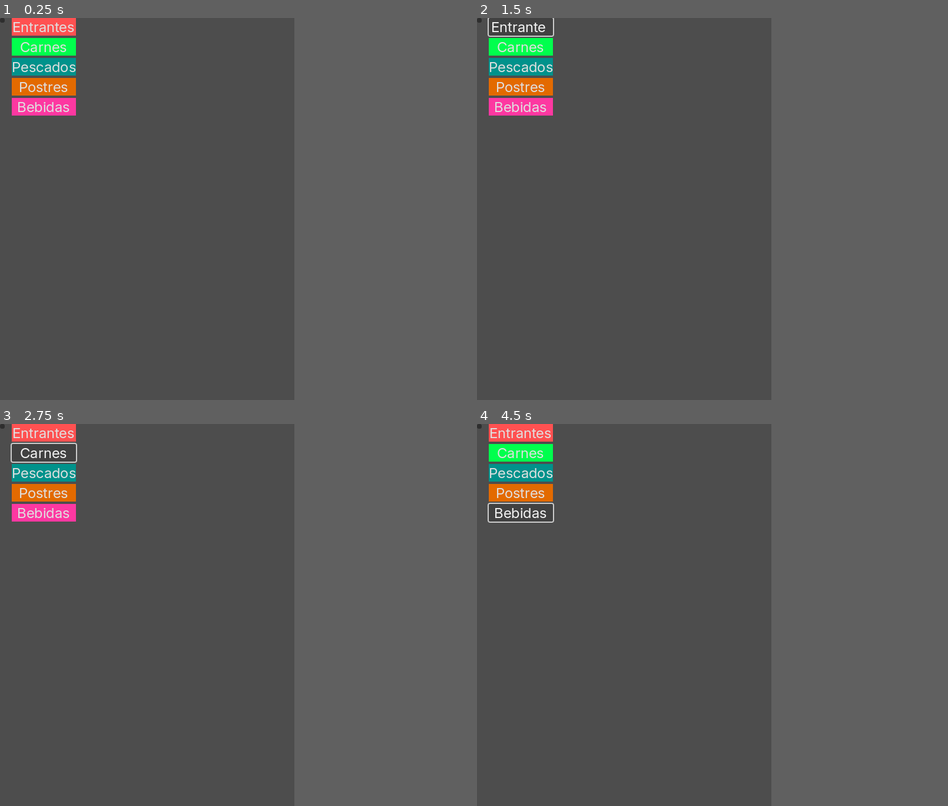
Above: before the commit, frames 1-4 (two rows, left to right).
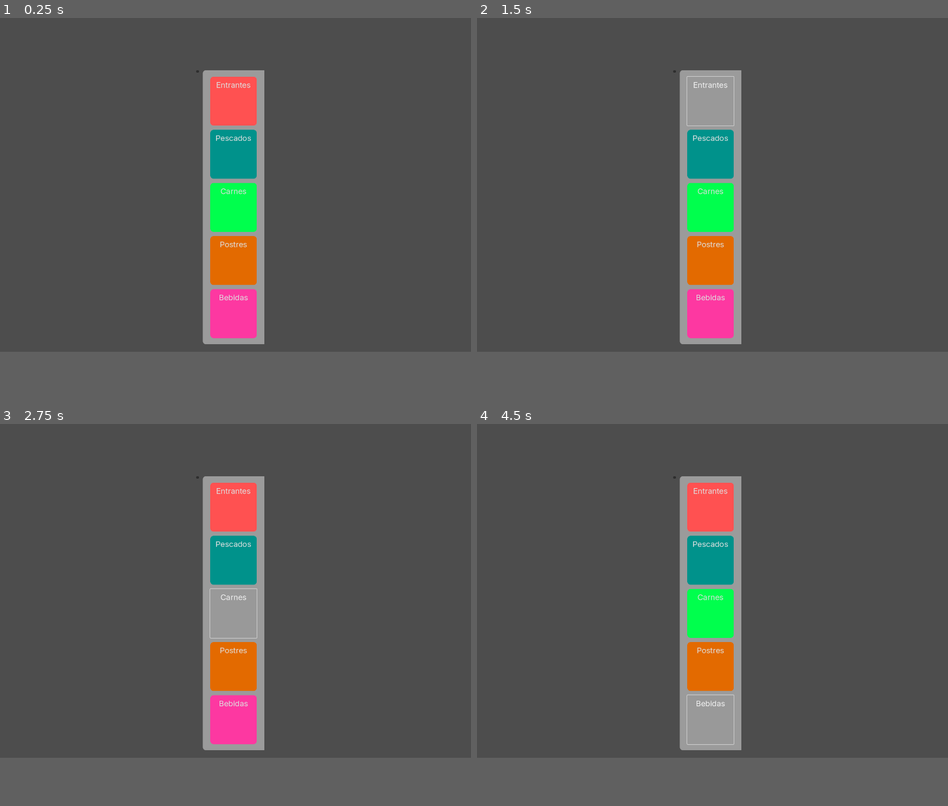
Above: after the commit, the same moments.

Repository: rteijeiro/tpv
Game: Godot game, scene res://scenes/main.tscn
Two runs of this game, one before a commit and one after it. Both use one fixed random seed, a clock stepped at 60 frames per second and the inputs below. The project has no main scene, so this scene is started directly.
Inputs (mouse positions are in pixels of both pictures, inside the frame that each line leads up to; where the layout moved, square brackets give the same spot in the first picture):
- Up to frame 1 (0.25 s): no input
- Up to frame 2 (1.5 s): click (599, 79) [477, 21] at 0.5 s; click "Entrantes" at 1.25 s
- Up to frame 3 (2.75 s): click "Carnes" at 2 s
- Up to frame 4 (4.5 s): click "Pescados" at 2.75 s; click "Postres" at 3.5 s; click "Bebidas" at 4.25 s
In our replay, the window is 500x650 before the commit and 800x568 after it. These sizes can differ from the game's own. Grey fills any space a smaller window leaves; there, only what the larger window draws over its background counts as a difference.

The runs differ from the first frame. In frame 1, 13% of the frame differs, in the area x 0-57%, y 0-86%; in frame 2, 12%; in frame 3, 12%; in frame 4, 12%.

Commit message:
Sections panel done

Diff:
--- a/project.godot
+++ b/project.godot
@@ -16,5 +16,5 @@
 
 [display]
 
-window/size/viewport_width=500
-window/size/viewport_height=650
+window/size/viewport_width=1440
+window/size/viewport_height=1024
--- a/scenes/main.tscn
+++ b/scenes/main.tscn
@@ -6,20 +6,80 @@
 
 [sub_resource type="Theme" id="Theme_81gai"]
 
+[sub_resource type="StyleBoxFlat" id="StyleBoxFlat_wic1w"]
+bg_color = Color(0.607843, 0.607843, 0.607843, 1)
+corner_radius_top_left = 10
+corner_radius_bottom_left = 10
+
+[sub_resource type="StyleBoxFlat" id="StyleBoxFlat_ro85a"]
+content_margin_bottom = 100.0
+
+[sub_resource type="StyleBoxFlat" id="StyleBoxFlat_dh5gh"]
+content_margin_bottom = 100.0
+
 [sub_resource type="StyleBoxFlat" id="StyleBoxFlat_myckk"]
+content_margin_bottom = 100.0
 bg_color = Color(1, 0.317647, 0.317647, 1)
+corner_radius_top_left = 10
+corner_radius_top_right = 10
+corner_radius_bottom_right = 10
+corner_radius_bottom_left = 10
+
+[sub_resource type="StyleBoxFlat" id="StyleBoxFlat_owi3r"]
+content_margin_bottom = 100.0
+
+[sub_resource type="StyleBoxFlat" id="StyleBoxFlat_f8ram"]
+content_margin_bottom = 100.0
+
+[sub_resource type="StyleBoxFlat" id="StyleBoxFlat_bnd5r"]
+content_margin_bottom = 100.0
+bg_color = Color(0, 0.572549, 0.545098, 1)
+corner_radius_top_left = 10
+corner_radius_top_right = 10
+corner_radius_bottom_right = 10
+corner_radius_bottom_left = 10
+
+[sub_resource type="StyleBoxFlat" id="StyleBoxFlat_gixk5"]
+content_margin_bottom = 100.0
+
+[sub_resource type="StyleBoxFlat" id="StyleBoxFlat_v82iv"]
+content_margin_bottom = 100.0
 
 [sub_resource type="StyleBoxFlat" id="StyleBoxFlat_1xb3f"]
+content_margin_bottom = 100.0
 bg_color = Color(0, 1, 0.301961, 1)
+corner_radius_top_left = 10
+corner_radius_top_right = 10
+corner_radius_bottom_right = 10
+corner_radius_bottom_left = 10
 
-[sub_resource type="StyleBoxFlat" id="StyleBoxFlat_bnd5r"]
-bg_color = Color(0, 0.572549, 0.545098, 1)
+[sub_resource type="StyleBoxFlat" id="StyleBoxFlat_agdyv"]
+content_margin_bottom = 100.0
+
+[sub_resource type="StyleBoxFlat" id="StyleBoxFlat_aap6v"]
+content_margin_bottom = 100.0
 
 [sub_resource type="StyleBoxFlat" id="StyleBoxFlat_djoeh"]
+content_margin_bottom = 100.0
 bg_color = Color(0.890196, 0.415686, 0, 1)
+corner_radius_top_left = 10
+corner_radius_top_right = 10
+corner_radius_bottom_right = 10
+corner_radius_bottom_left = 10
+
+[sub_resource type="StyleBoxFlat" id="StyleBoxFlat_8hro5"]
+content_margin_bottom = 100.0
+
+[sub_resource type="StyleBoxFlat" id="StyleBoxFlat_j54k4"]
+content_margin_bottom = 100.0
 
 [sub_resource type="StyleBoxFlat" id="StyleBoxFlat_xx41g"]
+content_margin_bottom = 100.0
 bg_color = Color(0.992157, 0.219608, 0.631373, 1)
+corner_radius_top_left = 10
+corner_radius_top_right = 10
+corner_radius_bottom_right = 10
+corner_radius_bottom_left = 10
 
 [node name="Main" type="Control"]
 layout_mode = 3
@@ -31,8 +91,10 @@
 
 [node name="HSplitContainer" type="HSplitContainer" parent="."]
 layout_mode = 0
-offset_right = 40.0
-offset_bottom = 40.0
+offset_left = 600.0
+offset_top = 160.0
+offset_right = 808.0
+offset_bottom = 1001.0
 theme = SubResource("Theme_u0dgb")
 
 [node name="Calculadora" type="VBoxContainer" parent="HSplitContainer"]
@@ -45,40 +107,80 @@
 [node name="Menu" type="HSplitContainer" parent="HSplitContainer"]
 layout_mode = 2
 
-[node name="Sections" type="VBoxContainer" parent="HSplitContainer/Menu"]
+[node name="Panel" type="Panel" parent="HSplitContainer/Menu"]
+custom_minimum_size = Vector2(188, 841)
+layout_mode = 2
+theme_override_styles/panel = SubResource("StyleBoxFlat_wic1w")
+
+[node name="Sections" type="VBoxContainer" parent="HSplitContainer/Menu/Panel"]
+layout_mode = 2
+offset_left = 23.0
+offset_top = 20.0
+offset_right = 165.0
+offset_bottom = 786.0
+theme_override_constants/separation = 13
+
+[node name="Margin_Starters" type="MarginContainer" parent="HSplitContainer/Menu/Panel/Sections"]
+custom_minimum_size = Vector2(142, 150)
 layout_mode = 2
 
-[node name="Starters" type="Button" parent="HSplitContainer/Menu/Sections"]
+[node name="Starters" type="Button" parent="HSplitContainer/Menu/Panel/Sections/Margin_Starters"]
 layout_mode = 2
 theme_override_fonts/font = ExtResource("1_c8co6")
 theme_override_font_sizes/font_size = 24
+theme_override_styles/hover = SubResource("StyleBoxFlat_ro85a")
+theme_override_styles/pressed = SubResource("StyleBoxFlat_dh5gh")
 theme_override_styles/normal = SubResource("StyleBoxFlat_myckk")
 text = "Entrantes"
 
-[node name="Meat" type="Button" parent="HSplitContainer/Menu/Sections"]
+[node name="Margin_Fish" type="MarginContainer" parent="HSplitContainer/Menu/Panel/Sections"]
+custom_minimum_size = Vector2(142, 150)
+layout_mode = 2
+
+[node name="Fish" type="Button" parent="HSplitContainer/Menu/Panel/Sections/Margin_Fish"]
 layout_mode = 2
 theme_override_fonts/font = ExtResource("1_c8co6")
 theme_override_font_sizes/font_size = 24
+theme_override_styles/hover = SubResource("StyleBoxFlat_owi3r")
+theme_override_styles/pressed = SubResource("StyleBoxFlat_f8ram")
+theme_override_styles/normal = SubResource("StyleBoxFlat_bnd5r")
+text = "Pescados"
+
+[node name="Margin_Meat" type="MarginContainer" parent="HSplitContainer/Menu/Panel/Sections"]
+custom_minimum_size = Vector2(142, 150)
+layout_mode = 2
+
+[node name="Meat" type="Button" parent="HSplitContainer/Menu/Panel/Sections/Margin_Meat"]
+layout_mode = 2
+theme_override_fonts/font = ExtResource("1_c8co6")
+theme_override_font_sizes/font_size = 24
+theme_override_styles/hover = SubResource("StyleBoxFlat_gixk5")
+theme_override_styles/pressed = SubResource("StyleBoxFlat_v82iv")
 theme_override_styles/normal = SubResource("StyleBoxFlat_1xb3f")
 text = "Carnes"
 
-[node name="Fish" type="Button" parent="HSplitContainer/Menu/Sections"]
+[node name="Margin_Desserts" type="MarginContainer" parent="HSplitContainer/Menu/Panel/Sections"]
+custom_minimum_size = Vector2(142, 150)
+layout_mode = 2
+
+[node name="Desserts" type="Button" parent="HSplitContainer/Menu/Panel/Sections/Margin_Desserts"]
 layout_mode = 2
 theme_override_fonts/font = ExtResource("1_c8co6")
 theme_override_font_sizes/font_size = 24
-theme_override_styles/normal = SubResource("StyleBoxFlat_bnd5r")
-text = "Pescados"
+theme_override_styles/hover = SubResource("StyleBoxFlat_agdyv")
+theme_override_styles/pressed = SubResource("StyleBoxFlat_aap6v")
+theme_override_styles/normal = SubResource("StyleBoxFlat_djoeh")
+text = "Postres"
 
-[node name="Desserts" type="Button" parent="HSplitContainer/Menu/Sections"]
+[node name="Margin_Drink" type="MarginContainer" parent="HSplitContainer/Menu/Panel/Sections"]
+custom_minimum_size = Vector2(142, 150)
+layout_mode = 2
+
+[node name="Drinks" type="Button" parent="HSplitContainer/Menu/Panel/Sections/Margin_Drink"]
 layout_mode = 2
 theme_override_fonts/font = ExtResource("1_c8co6")
 theme_override_font_sizes/font_size = 24
-theme_override_styles/normal = SubResource("StyleBoxFlat_djoeh")
-text = "Postres"
-
-[node name="Drinks" type="Button" parent="HSplitContainer/Menu/Sections"]
-layout_mode = 2
-theme_override_fonts/font = ExtResource("1_c8co6")
-theme_override_font_sizes/font_size = 24
+theme_override_styles/hover = SubResource("StyleBoxFlat_8hro5")
+theme_override_styles/pressed = SubResource("StyleBoxFlat_j54k4")
 theme_override_styles/normal = SubResource("StyleBoxFlat_xx41g")
 text = "Bebidas"
Not shown: 1 places in scenes/main.tscn that only renumber resources
